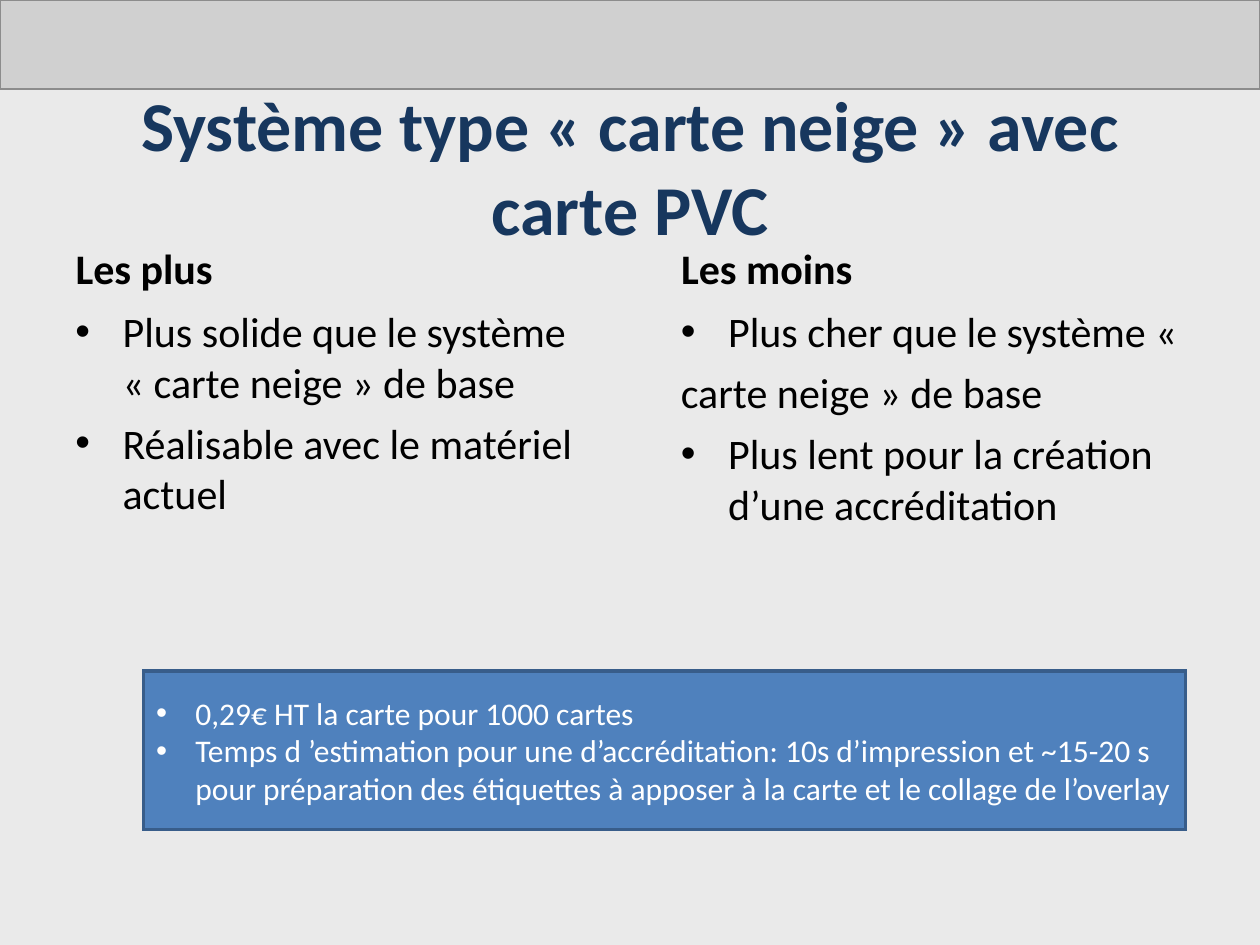
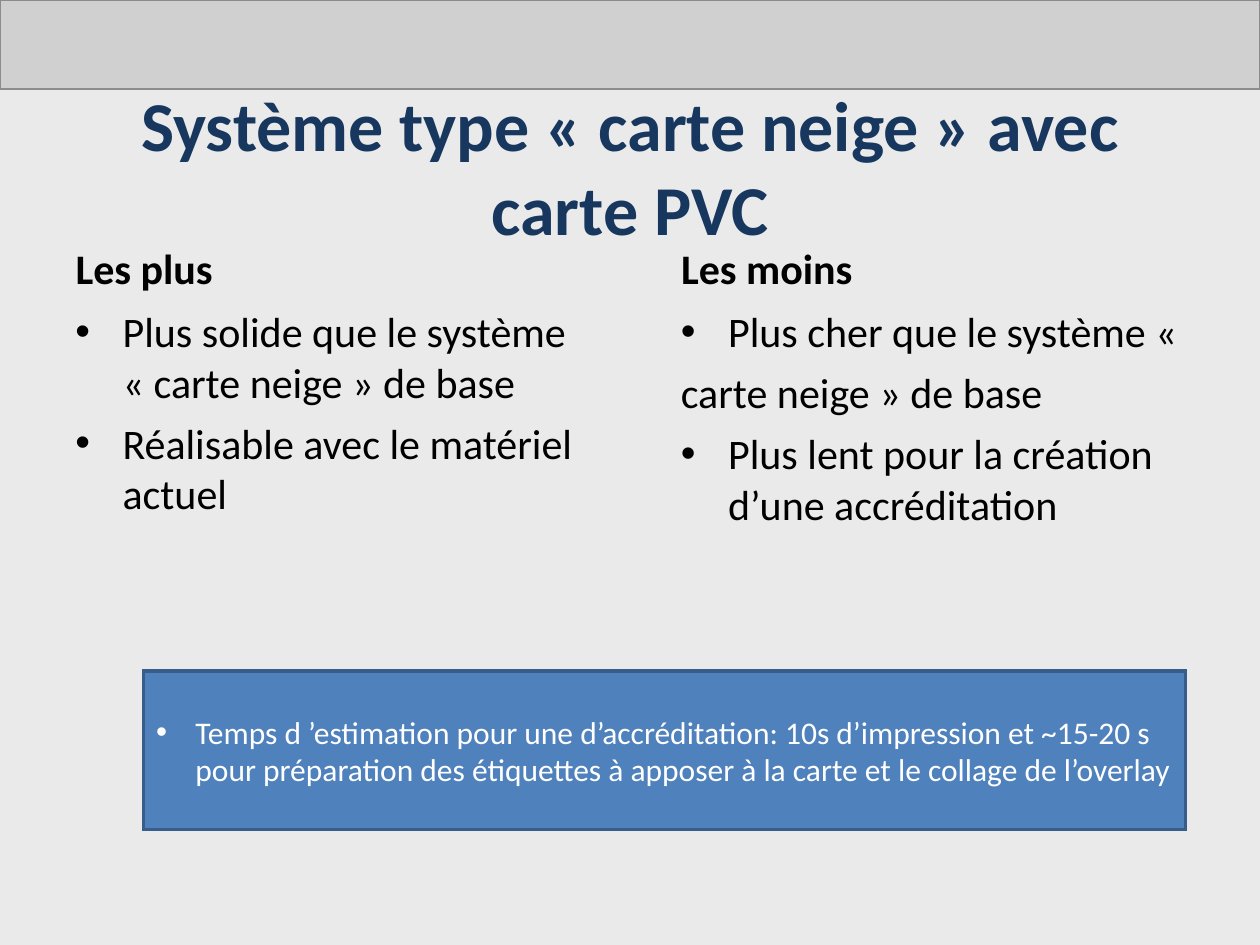
Before and after one commit to AdrienLombard/SimplePass, a slide deck: slide 4 of source/Système d'impression- Bilan intermédiaire - Version Adrien.ppt. Drawn at 1260x945 pixels with LibreOffice and Linux fonts; fonts in the diff are those of the drawing; grey boxes stand for pictures. Boxes give left, top, right and bottom in pixels: in the first picture for what was removed or moved away, otherwise in the second. Text is boxed around its words. In the diff, an @@ line names an element or a change of style, - is before the commit and + after.

```diff
--- a/source/Système d'impression- Bilan intermédiaire - Version Adrien.ppt
+++ b/source/Système d'impression- Bilan intermédiaire - Version Adrien.ppt
@@ text in rectangle at [195, 703, 633, 730]: paragraph removed @@
-• 0,29€ HT la carte pour 1000 cartes
```
Also in this commit, not shown: 1 other slide changed.
